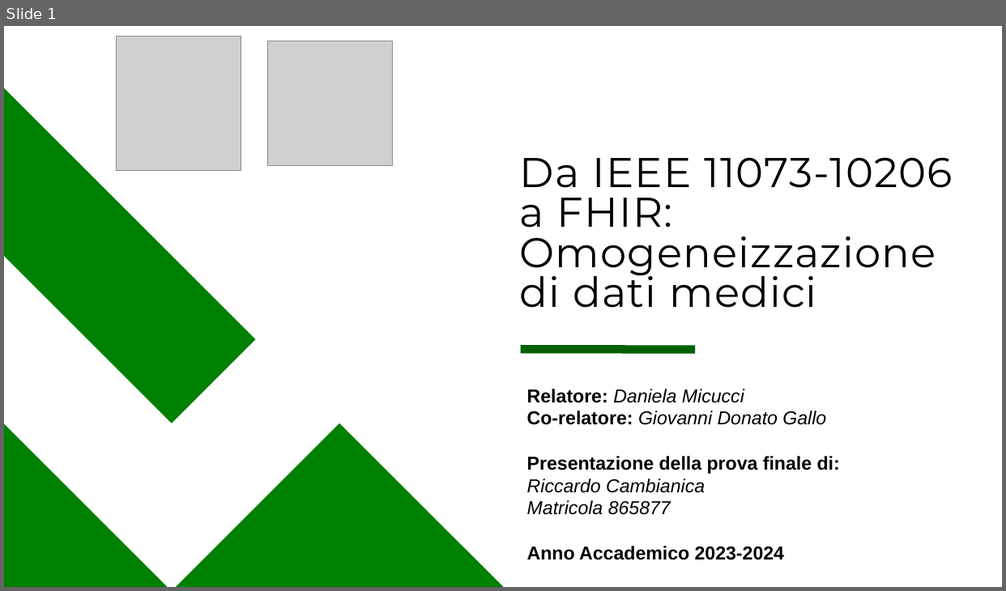
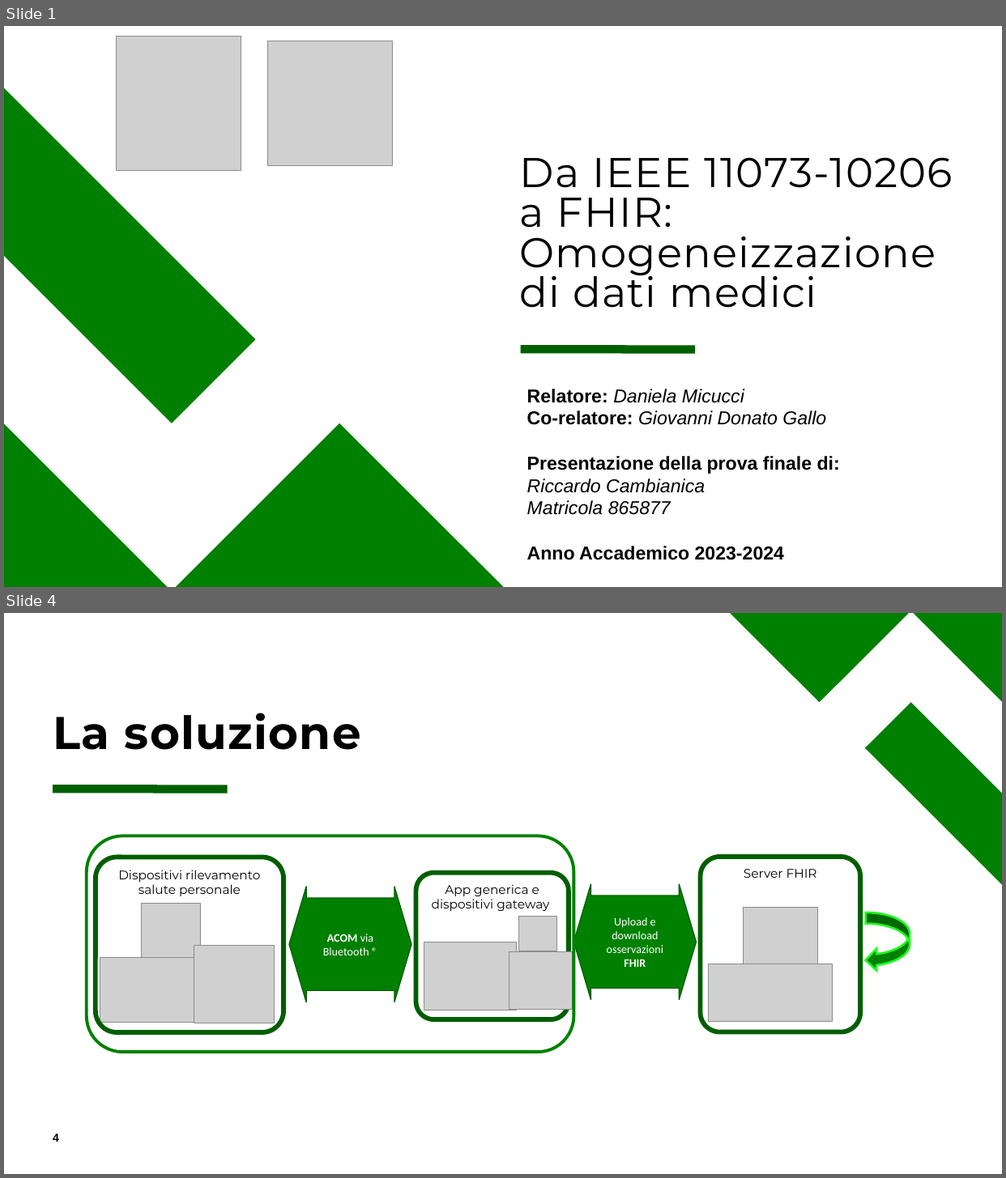
Before and after one commit to rcambianica/Stage, a slide deck: Relazione/Da IEEE 11073-10206 a FHIR.pptx. Shown one above the other, each under a label of ours: slide 1 before the commit, slides 1 and 4 after it; the slides between them are not shown. The pictures are 1006x591 and 1006x1178 pixels, drawn with LibreOffice and Linux fonts; fonts in the diff are those of the drawing; grey boxes stand for pictures. Boxes give left, top, right and bottom in pixels: in the first picture for what was removed or moved away, otherwise in the second. Text is boxed around its words. In the diff, an @@ line names an element or a change of style, - is before the commit and + after.

```diff
--- a/Relazione/Da IEEE 11073-10206 a FHIR.pptx
+++ b/Relazione/Da IEEE 11073-10206 a FHIR.pptx
@@ slide 4 added at (x1=4, y1=613, x2=1002, y2=1174), background #FFFFFF @@
@@ freeform shape added at (x1=731, y1=613, x2=909, y2=702), fill #008000 @@
@@ freeform shape added at (x1=914, y1=613, x2=1002, y2=702), fill #008000 @@
@@ freeform shape added at (x1=865, y1=702, x2=1002, y2=884), fill #008000 @@
@@ title added at (x1=53, y1=713, x2=361, y2=750), 44 pt, text #000000, bold @@
+La soluzione
@@ line added from (53, 789) to (227, 789), #006000 8 pt @@
@@ rounded rectangle added at (x1=87, y1=836, x2=573, y2=1053), outline #008000 3 pt @@
@@ group added at (x1=96, y1=857, x2=860, y2=1033): 6 pictures, 3 rounded rectangles, 1 left right arrow @@
+Dispositivi rilevamento salute personale
+App generica e dispositivi gateway
+ACOM via Bluetooth ®
+Server FHIR
@@ left right arrow added at (x1=573, y1=884, x2=697, y2=1000), fill #008000, outline #005F00 1 pt, 11 pt, text #FFFFFF @@
+Upload e download osservazioni FHIR
@@ picture added at (x1=743, y1=907, x2=818, y2=982) @@
@@ curved left arrow added at (x1=866, y1=913, x2=910, y2=972), fill #008000, outline #1AFF1A 2 pt @@
@@ picture added at (x1=709, y1=964, x2=832, y2=1023) @@
@@ page number added at (x1=53, y1=1134, x2=59, y2=1142), 11 pt, text #000000, bold @@
+4
```
Also in this commit, not shown: 5 other slides added, 2 slides removed, 12 other files.
